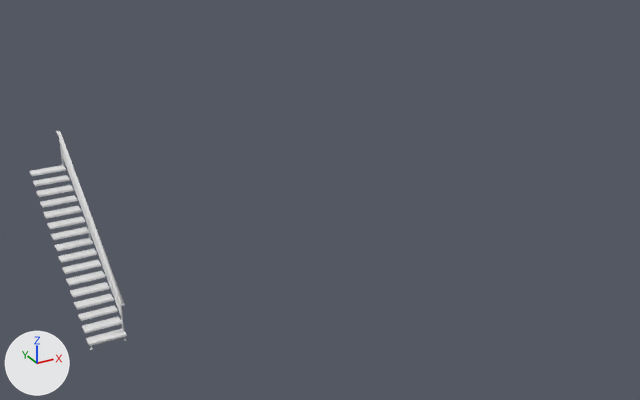
A saved change to the FBX model Assets/Resources/ProjectAssets/Models/importedModels/stairs.fbx.
Both versions are drawn from a 50 mm camera at (-0.1082, -0.1521, 0.0898) aimed at (-0.0183, 0.0114, 0.008). The axes (+X, +Y, +Z) are drawn at lower left. The lights are the same throughout. Materials are left out; every surface is plain grey. Where no turn or scale is listed for an object, it has been applied to the vertices. Vertices at the same position are counted once.
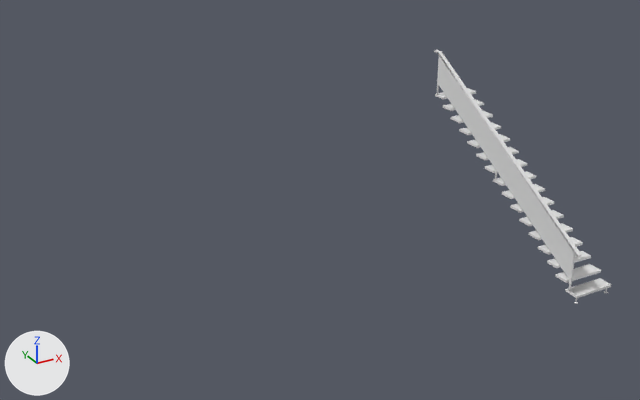
Commit message: fixed the stairs

Edits to the bpy script that builds the scene:
```text
Change me_mesh:
    verts and faces of me_mesh; kept vertices keep their numbers, new ones are numbered from 423
    remove me_mesh.from_pydata(...)  # 423 vertices, 413 faces; spans x -0.0699..-0.0606, y 0.03..0.0792, z -0.0272..0.0113
    add me_mesh.from_pydata(...)  # 423 vertices, 413 faces; spans x 0.0052..0.0145, y -0.0467..0.0025, z 0.0035..0.042
    me_mesh part 1: a new loose piece, a box spanning x 0.00548..0.01448, y -0.00767..-0.00437, z 0.0283..0.0288
    me_mesh part 2: the loose piece of 8 vertices spanning x -0.0699..-0.0609, y 0.0387..0.0417, z -0.0204..-0.0199 is moved by (0.0754, -0.0431, 0.0505)
    me_mesh part 3: the loose piece of 8 vertices spanning x -0.0699..-0.0609, y 0.0417..0.0447, z -0.0186..-0.0181 is moved by (0.0754, -0.0524, 0.0451)
    me_mesh part 4: a new loose piece, a box spanning x 0.00548..0.01448, y -0.01397..-0.01067, z 0.0247..0.0252
    me_mesh part 5: the loose piece of 8 vertices spanning x -0.0699..-0.0609, y 0.0447..0.0477, z -0.0168..-0.0163 is moved by (0.0754, -0.0617, 0.0397)
    me_mesh part 6: the loose piece of 8 vertices spanning x -0.0699..-0.0609, y 0.0477..0.0507, z -0.015..-0.0145 is moved by (0.0754, -0.0677, 0.0361)
    me_mesh part 7: the loose piece of 8 vertices spanning x -0.0699..-0.0609, y 0.0507..0.0537, z -0.0132..-0.0127 is moved by (0.0754, -0.0767, 0.0307)
    me_mesh part 8: the loose piece of 8 vertices spanning x -0.0699..-0.0609, y 0.0567..0.0597, z -0.0096..-0.0091 is moved by (0.0754, -0.0857, 0.0253)
    me_mesh part 9: the loose piece of 8 vertices spanning x -0.0699..-0.0609, y 0.0597..0.0627, z -0.0078..-0.0073 is moved by (0.0754, -0.0917, 0.0217)
    me_mesh part 10: the loose piece of 8 vertices spanning x -0.0699..-0.0609, y 0.066..0.069, z -0.0042..-0.0037 is moved by (0.0754, -0.101, 0.0163)
    me_mesh part 11: the loose piece of 8 vertices spanning x -0.0699..-0.0609, y 0.0361..0.0387, z -0.0222..-0.0217 is moved by (0.0754, -0.0767, 0.0307)
    me_mesh part 12: the loose piece of 8 vertices spanning x -0.0699..-0.0609, y 0.0723..0.0753, z -0.0006..-0.0001 is moved by (0.0754, -0.1103, 0.0109)
    me_mesh part 13: a new loose piece of 259 vertices spanning x 0.0055..0.0145, y -0.0467..0.0016, z 0.0035..0.0416
    me_mesh part 14: a new loose piece of 52 vertices spanning x 0.0052..0.0061, y -0.0467..0.0025, z 0.0134..0.042
    me_mesh part 15: the loose piece of 259 vertices spanning x -0.0699..-0.0609, y 0.03..0.0783, z -0.0272..0.0109 is deleted
    me_mesh part 16: the loose piece of 52 vertices spanning x -0.0616..-0.0606, y 0.03..0.0792, z -0.0173..0.0113 is deleted
    me_mesh part 17: the loose piece of 12 vertices spanning x -0.0699..-0.0609, y 0.0331..0.0361, z -0.024..-0.0235 is deleted
    me_mesh part 18: the loose piece of 8 vertices spanning x -0.0699..-0.0609, y 0.069..0.0723, z -0.0024..-0.0019 is deleted
    me_mesh part 19: the loose piece of 8 vertices spanning x -0.0699..-0.0609, y 0.0627..0.066, z -0.006..-0.0055 is deleted
    me_mesh part 20
    add verts[423] = (0.0055, -0.0436, 0.0067)  # pixel (566, 283)
    add verts[424] = (0.0055, -0.0436, 0.0072)  # pixel (566, 280)
    add verts[425] = (0.0055, -0.0406, 0.0067)  # pixel (555, 276)
    add verts[426] = (0.0055, -0.0406, 0.0072)  # pixel (555, 274)
    add for new, old in zip([*range(427, 431)], [*range(423, 427)]): verts[new] = verts[old] + (0.009, 0.0, 0.0)
    add verts[431] = (0.0055, -0.0414, 0.0072)  # pixel (558, 276)
    add verts[432] = (0.0058, -0.0414, 0.0072)  # pixel (560, 275)
    add verts[433] = (0.0058, -0.0417, 0.0072)  # pixel (561, 276)
    add verts[434] = (0.0055, -0.0417, 0.0072)  # pixel (559, 276)
    add faces += [(431, 432, 433, 434), (423, 424, 428, 427), (423, 425, 426, 431, 434, 424), (427, 428, 430, 429), (423, 427, 429, 425), (424, 434, 433, 432, 431, 426, 430, 428)]
    add faces += [(425, 429, 430, 426)]
```

Changed parts and their boxes [x1, y1, x2, y2] in the pictures (640 x 400 px; the box of a moved part takes in the faces that stretch with it):
'Mesh1', reshaped (80% wider, 15% taller): before [29, 130, 127, 350]; after [434, 50, 611, 304]
part 1 of me_mesh, added: after [450, 111, 493, 123]
part 2 of me_mesh, moved or reshaped: before [74, 294, 114, 310]; after [443, 99, 484, 111]
part 3 of me_mesh, moved or reshaped: before [70, 282, 110, 298]; after [459, 123, 501, 135]
part 4 of me_mesh, added: after [467, 134, 510, 148]
part 5 of me_mesh, moved or reshaped: before [66, 271, 105, 286]; after [476, 147, 519, 160]
part 6 of me_mesh, moved or reshaped: before [62, 259, 101, 274]; after [485, 159, 528, 173]
part 7 of me_mesh, moved or reshaped: before [58, 248, 97, 263]; after [502, 184, 545, 199]
part 8 of me_mesh, moved or reshaped: before [51, 227, 88, 240]; after [510, 197, 554, 213]
part 9 of me_mesh, moved or reshaped: before [47, 216, 85, 229]; after [519, 210, 564, 226]
part 10 of me_mesh, moved or reshaped: before [40, 195, 77, 208]; after [528, 223, 573, 240]
part 11 of me_mesh, moved or reshaped: before [78, 305, 118, 321]; after [547, 251, 591, 268]
part 12 of me_mesh, moved or reshaped: before [33, 175, 70, 187]; after [538, 237, 583, 255]
part 13 of me_mesh, added: after [435, 56, 611, 304]
part 14 of me_mesh, added: after [434, 50, 585, 259]
part 15 of me_mesh, deleted: before [29, 140, 127, 350]
part 16 of me_mesh, deleted: before [56, 130, 125, 306]
part 17 of me_mesh, deleted: before [82, 316, 122, 333]
part 18 of me_mesh, deleted: before [36, 185, 74, 197]
part 19 of me_mesh, deleted: before [43, 206, 82, 219]
part 20 of me_mesh, added: after [555, 264, 601, 283]
